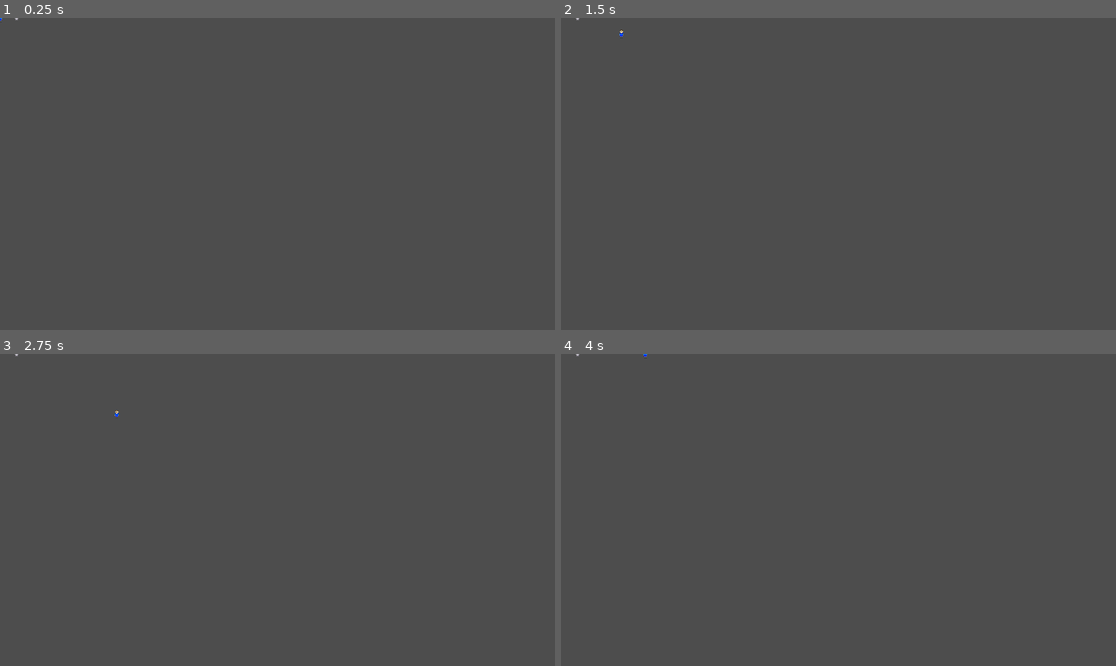
Above: before the commit, frames 1-4 (two rows, left to right).
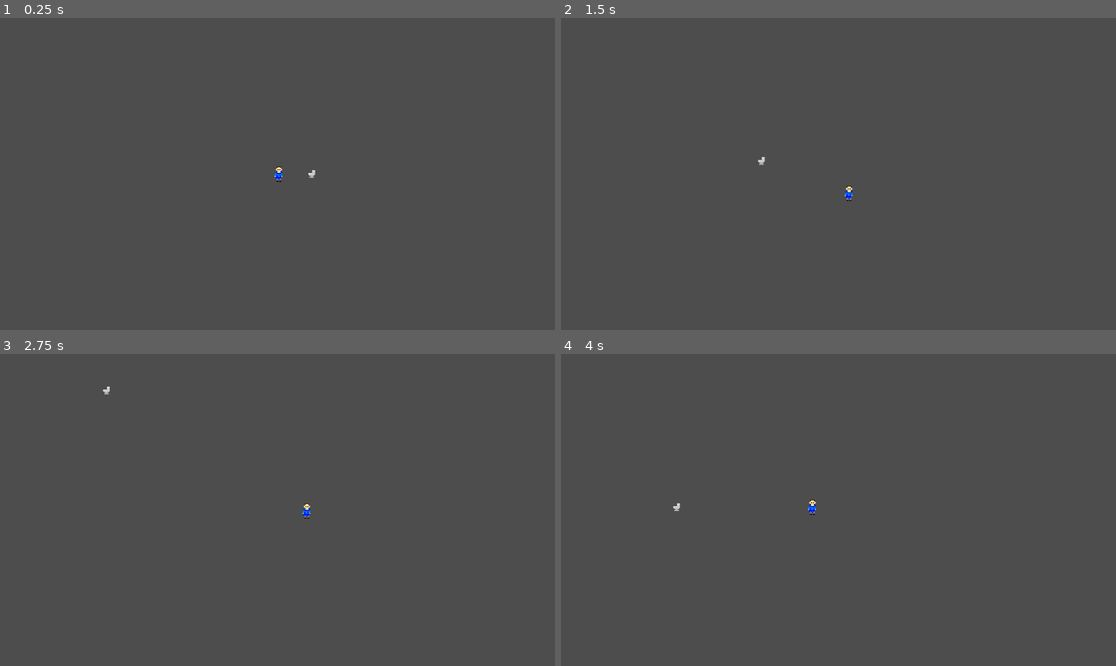
Above: after the commit, the same moments.

Repository: Miles-Miles2/MicroJam_RETRO
Game: Godot game, scene res://scenes/test_scene.tscn
Same seed, same stepped clock (60 frames per second), same inputs: the game is played once before the commit and once after it. The project has no main scene, so this scene is started directly.
Inputs (mouse positions are in pixels of both pictures, inside the frame that each line leads up to):
- Up to frame 1 (0.25 s): no input
- Up to frame 2 (1.5 s): tap Enter at 0.5 s; move the mouse to (960, 158) at 0.52 s; hold D (move_right) 0.53-1.28 s; tap E (interact) at 0.6, 1.35 s; move the mouse to (727, 189) at 1.27 s; hold S (move_down) from 1.28 s (still down)
- Up to frame 3 (2.75 s): move the mouse to (333, 441) at 2.02 s; release S (move_down) at 2.03 s; hold D (move_right) from 2.03 s (still down); tap E (interact) at 2.1 s
- Up to frame 4 (4 s): move the mouse to (810, 572) at 2.77 s; release D (move_right) at 2.78 s; hold W (move_up) 2.78-3.53 s; tap E (interact) at 2.85, 3.6 s; move the mouse to (1005, 556) at 3.52 s; hold A (move_left) from 3.53 s (still down)

The runs differ from the first frame. In frame 1, less than 0.1% of the frame differs, in the area x 0-57%, y 0-53%; in frame 2, 0.1%, in the area x 2-53%, y 0-59%; in frame 3, less than 0.1%; in frame 4, less than 0.1%.

Commit message:
added camera

Diff:
--- /dev/null
+++ b/scenes/camera.tscn
@@ -0,0 +1,6 @@
+[gd_scene load_steps=2 format=3 uid="uid://d3ubdl3rhs7sb"]
+
+[ext_resource type="Script" path="res://scripts/camScript.gd" id="1_nsu0d"]
+
+[node name="Node2D" type="Camera2D"]
+script = ExtResource("1_nsu0d")
--- a/scenes/test_scene.tscn
+++ b/scenes/test_scene.tscn
@@ -1,7 +1,8 @@
-[gd_scene load_steps=3 format=3 uid="uid://ucvv5l8gwdsw"]
+[gd_scene load_steps=4 format=3 uid="uid://ucvv5l8gwdsw"]
 
 [ext_resource type="PackedScene" uid="uid://dh7kpecfgof2x" path="res://scenes/player.tscn" id="1_77pej"]
 [ext_resource type="PackedScene" uid="uid://bfaa0gnwd71kl" path="res://scenes/toilet.tscn" id="2_sjfa4"]
+[ext_resource type="PackedScene" uid="uid://d3ubdl3rhs7sb" path="res://scenes/camera.tscn" id="3_hcqxv"]
 
 [node name="testScene" type="Node2D"]
 
@@ -9,3 +10,9 @@
 
 [node name="Toilet" parent="." instance=ExtResource("2_sjfa4")]
 position = Vector2(34, 0)
+
+[node name="Node2D" parent="." node_paths=PackedStringArray("targetObj") instance=ExtResource("3_hcqxv")]
+position = Vector2(-3, 0)
+zoom = Vector2(2, 2)
+targetObj = NodePath("../player")
+lerpMult = 5.0
--- /dev/null
+++ b/scripts/camScript.gd
@@ -0,0 +1,9 @@
+extends Camera2D
+
+
+@export var targetObj: Node2D
+@export var lerpMult: float
+
+
+func _physics_process(delta: float) -> void:
+	position = position.lerp(targetObj.position, delta * lerpMult)
